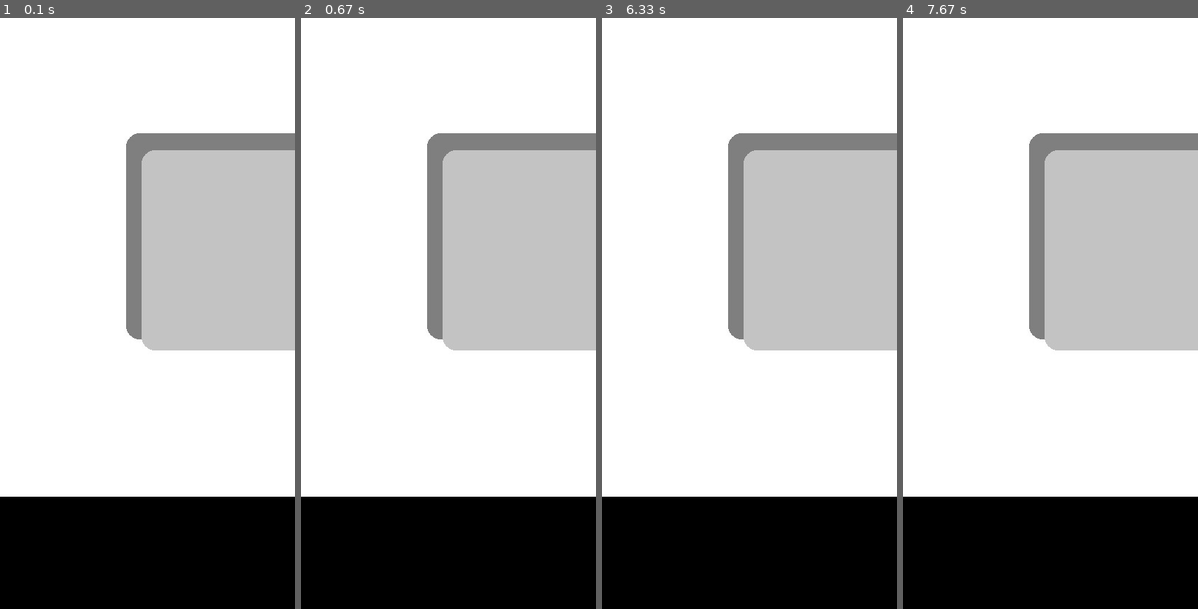
Above: before the commit, frames 1-4 (left to right).
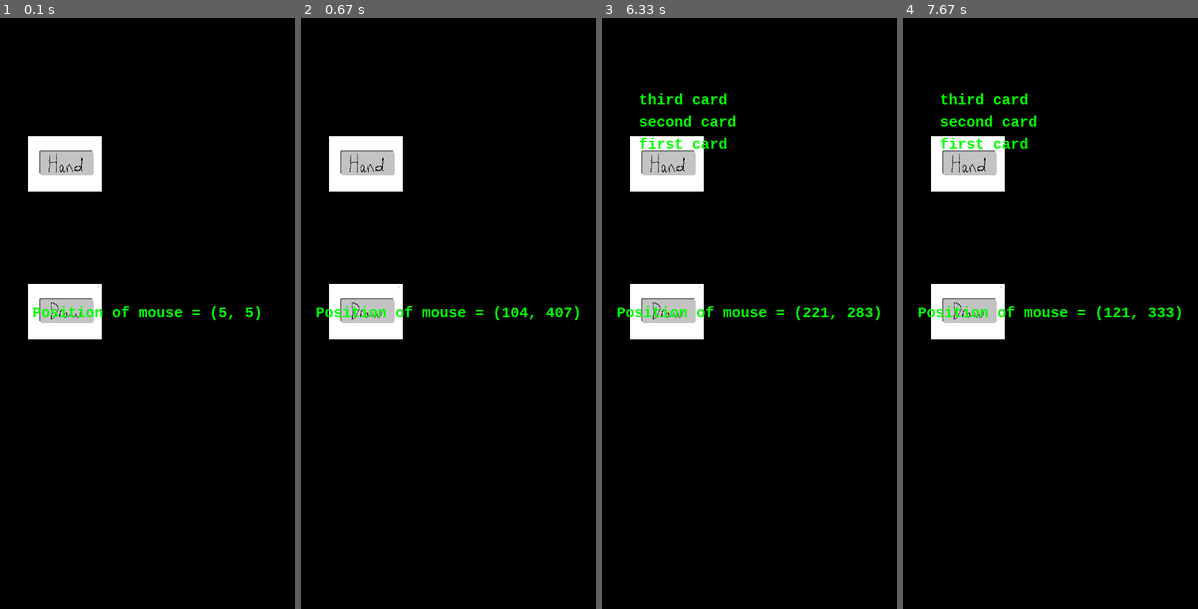
Above: after the commit, the same moments.

Repository: castlez/mtg-edh
Game: pygame game, started from test/pygame_example_1.py
Two runs of this game, one before a commit and one after it. Both use one fixed random seed, a clock stepped at 60 frames per second and the inputs below.
Inputs (mouse positions are in pixels of both pictures, inside the frame that each line leads up to):
- Up to frame 1 (0.1 s): no input
- Up to frame 2 (0.67 s): press the mouse at (448, 354) at 0.37 s; move the mouse to (413, 337) at 0.47 s; release the mouse at (377, 319) at 0.6 s
- Up to frame 3 (6.33 s): click (666, 165) at 0.72 s; click (666, 313) at 1.05 s, where only the run after the commit has a clickable "Position of mouse = (3, 7)"; press the mouse at (666, 313) at 1.37 s; move the mouse to (705, 419) at 1.47 s; release the mouse at (743, 526) at 1.6 s; press the mouse at (666, 313) at 1.7 s; move the mouse to (652, 301) at 1.8 s; release the mouse at (640, 295) at 1.93 s; press the mouse at (666, 313) at 2.03 s; move the mouse to (749, 419) at 2.13 s; release the mouse at (832, 526) at 2.27 s; press the mouse at (666, 313) at 2.37 s; move the mouse to (743, 283) at 2.47 s; release the mouse at (823, 260) at 2.6 s; press the mouse at (666, 165) at 2.7 s; move the mouse to (722, 195) at 2.8 s; release the mouse at (779, 230) at 2.93 s; press the mouse at (666, 165) at 3.03 s; move the mouse to (678, 289) at 3.13 s; release the mouse at (693, 419) at 3.27 s; press the mouse at (666, 165) at 3.37 s; move the mouse to (684, 331) at 3.47 s; release the mouse at (699, 502) at 3.6 s; press the mouse at (666, 165) at 3.7 s; move the mouse to (725, 278) at 3.8 s; release the mouse at (784, 396) at 3.93 s; press the mouse at (666, 165) at 4.03 s; move the mouse to (666, 142) at 4.13 s; release the mouse at (666, 124) at 4.27 s; press the mouse at (666, 313) at 4.37 s; move the mouse to (758, 207) at 4.47 s; release the mouse at (849, 100) at 4.6 s; press the mouse at (666, 165) at 4.7 s; move the mouse to (755, 283) at 4.8 s; release the mouse at (846, 402) at 4.93 s; press the mouse at (666, 165) at 5.03 s; move the mouse to (752, 207) at 5.13 s; release the mouse at (838, 254) at 5.27 s; press the mouse at (666, 165) at 5.37 s; move the mouse to (749, 213) at 5.47 s; release the mouse at (835, 260) at 5.6 s; press the mouse at (666, 165) at 5.7 s; move the mouse to (681, 171) at 5.8 s; release the mouse at (699, 183) at 5.93 s; press the mouse at (666, 313) at 6.03 s; move the mouse to (714, 266) at 6.13 s; release the mouse at (764, 224) at 6.27 s
- Up to frame 4 (7.67 s): press the mouse at (967, 165) at 6.37 s; move the mouse to (1023, 272) at 6.47 s; release the mouse at (1080, 384) at 6.6 s; press the mouse at (967, 165) at 6.7 s; move the mouse to (1015, 337) at 6.8 s; release the mouse at (1059, 514) at 6.93 s; press the mouse at (967, 165) at 7.03 s; move the mouse to (1050, 124) at 7.13 s; release the mouse at (1136, 88) at 7.27 s; press the mouse at (967, 313) at 7.37 s; move the mouse to (979, 289) at 7.47 s; release the mouse at (991, 266) at 7.6 s

The runs differ from the first frame. In frame 1, 78% of the frame differs, in the area x 0-100%, y 0-81%; in frame 2, 78%; in frame 3, 78%; in frame 4, 78%.

Commit message:
POC complete

Diff:
--- a/test/pygame_example_1.py
+++ b/test/pygame_example_1.py
@@ -22,14 +22,12 @@
 
 ROOT = os.path.dirname(os.path.dirname(__file__))
 
-hand = []
-
-deck = ["first card", "second card", "third card"]
-
-####
 
 class PygView(object):
 
+    hand = []
+
+    deck = ["first card", "second card", "third card"]
 
     def __init__(self, width=640, height=400, fps=30):
         """Initialize pygame, window, background, font,...
@@ -38,7 +36,6 @@
         pygame.display.set_caption("Press ESC to quit")
         self.width = width
         self.height = height
-        #self.height = width // 4
         self.screen = pygame.display.set_mode((self.width, self.height), pygame.DOUBLEBUF)
         self.background = pygame.Surface(self.screen.get_size()).convert()
         self.clock = pygame.time.Clock()
@@ -52,26 +49,46 @@
         """
         running = True
         pos = "poop"
+        show_hand = False
         while running:
-            pos = pygame.mouse.get_pos()
+            pos = pygame.mouse.get_pos()  # [width, height]
+
+            hand_button = self.draw_button("hand_button", (38, 160))
+            drawcard_button = self.draw_button("drawcard_button", (38, 360))
+
+            draw_clicked = False
+            hand_clicked = False
             for event in pygame.event.get():
                 if event.type == pygame.QUIT:
                     running = False
                 elif event.type == pygame.MOUSEBUTTONUP:
-                    pos = "poop"
+                    if self.check_collision_with_button(pos, drawcard_button):
+                        self.hand.append(self.deck.pop())
+                        draw_clicked = True
+                    elif self.check_collision_with_button(pos, hand_button):
+                        hand_clicked = True
+            if show_hand and not draw_clicked:
+                x = 50
+                y = 100
+                for card in self.hand:
+                    self.draw_text(card, (x, y))
+                    y += 30
+            elif not show_hand and hand_clicked:
+                show_hand = True
+            elif show_hand and draw_clicked:
+                show_hand = False
 
             milliseconds = self.clock.tick(self.fps)
             self.playtime += milliseconds / 1000.0
-            #self.draw_text("Position of mouse = {}".format(str(pos)))
-            self.draw_button("hand_button", (0, 0))
+            self.draw_pos_text("Position of mouse = {}".format(str(pos)))
+
 
             pygame.display.flip()
             self.screen.blit(self.background, (0, 0))
 
         pygame.quit()
 
-
-    def draw_text(self, text):
+    def draw_pos_text(self, text):
         """Center text in window
         """
         fw, fh = self.font.size(text) # fw: font width,  fh: font height
@@ -79,9 +96,25 @@
         # // makes integer division in python3
         self.screen.blit(surface, ((self.width - fw) // 2, (self.height - fh) // 2))
 
+    def draw_text(self, text, pos):
+        fw, fh = self.font.size(text)
+        surface = self.font.render(text, True, (0, 255, 0))
+        self.screen.blit(surface, pos)
+
     def draw_button(self, which_button, pos):
         button = pygame.image.load(os.path.join(ROOT, 'assets', '{}.jpg'.format(which_button)))
+        button = pygame.transform.scale(button, (100, 75))
         self.screen.blit(button, pos)
+        return pos
+
+
+
+    @staticmethod
+    def check_collision_with_button(click_pos, button_pos):
+        if button_pos[0] < click_pos[0] < button_pos[0] + 100:
+            if button_pos[1] < click_pos[1] < button_pos[1] + 75:
+                return True
+        return False
 
 
 ####
Binary file changed: assets/drawcard_button.jpg
Binary file changed: assets/hand_button.jpg
